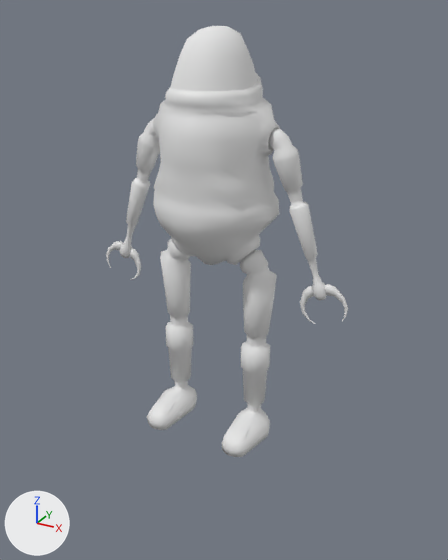
One commit to the Blender file Tools/Models/Players/rustbot_v_3.blend: the scene before it, then after it.
One viewpoint serves both versions: a camera (50 mm lens) standing at (43.1, -62.4, 47.2) and looking at (2.5, 11.4, 10.3). Every picture has the same lights, and +X, +Y and +Z are marked at lower left.

Objects in the first picture: 'rustbot_v_3.001', 'rustbothelmet'.
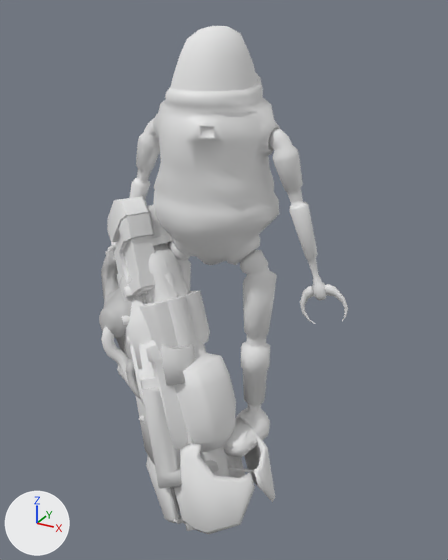
Where the change shows, as pixel boxes (x1, y1, x2, y2) in the pictures (448 x 560 px):
'minderaser', shown: after (126, 243, 275, 534)
'Cube_Nonerocketla', shown: after (101, 196, 187, 449)
'newviolator', shown: after (122, 205, 230, 477)
'vaporizer', shown: after (136, 291, 219, 489)
'newvaporizer', shown: after (99, 249, 180, 512)
'smartgun', shown: after (124, 296, 152, 369)
'violator', shown: after (130, 343, 195, 531)
'beamgun', shown: after (119, 276, 148, 305)
'newdisruptor', shown: after (138, 295, 185, 524)
'newflamethrower', shown: after (106, 251, 125, 379)
part 1 of me_rustbot_v_3_001, built on: (185, 119, 224, 142) in both

The change, as a list of edits to the scene's bpy script:
```text
Change me_rustbot_v_3_001:
    used by ob_rustbot_v_3_001; location = (0.0, 14.9, -3.6); scale = (1.12, 1.12, 1.12)
    remove me_rustbot_v_3_001.from_pydata(...)  # 1432 vertices, 1461 faces; spans x -18.8..18.8, y -8.9..5.9, z -10.8..42.0
    add me_rustbot_v_3_001.from_pydata(...)  # 1444 vertices, 1474 faces; spans x -18.8..18.8, y -8.9..5.9, z -10.8..42.0
    me_rustbot_v_3_001 part 1
    2 faces are deleted
    12 vertices are added at x 1.9..3.8, y -8.8..-7.8, z 31.9..33.3
    15 new faces join them
Change ob_newflamethrower:
    remove ob_newflamethrower.hide_viewport = True
Change ob_newvaporizer:
    remove ob_newvaporizer.hide_viewport = True
Change ob_cube_nonerocketla:
    remove ob_cube_nonerocketla.hide_viewport = True
Change ob_minderaser:
    remove ob_minderaser.hide_viewport = True
Change ob_newviolator:
    remove ob_newviolator.hide_viewport = True
Change ob_violator:
    remove ob_violator.hide_viewport = True
Change ob_vaporizer:
    remove ob_vaporizer.hide_viewport = True
Change ob_smartgun:
    remove ob_smartgun.hide_viewport = True
Change ob_newdisruptor:
    remove ob_newdisruptor.hide_viewport = True
Change ob_beamgun:
    remove ob_beamgun.hide_viewport = True
```
